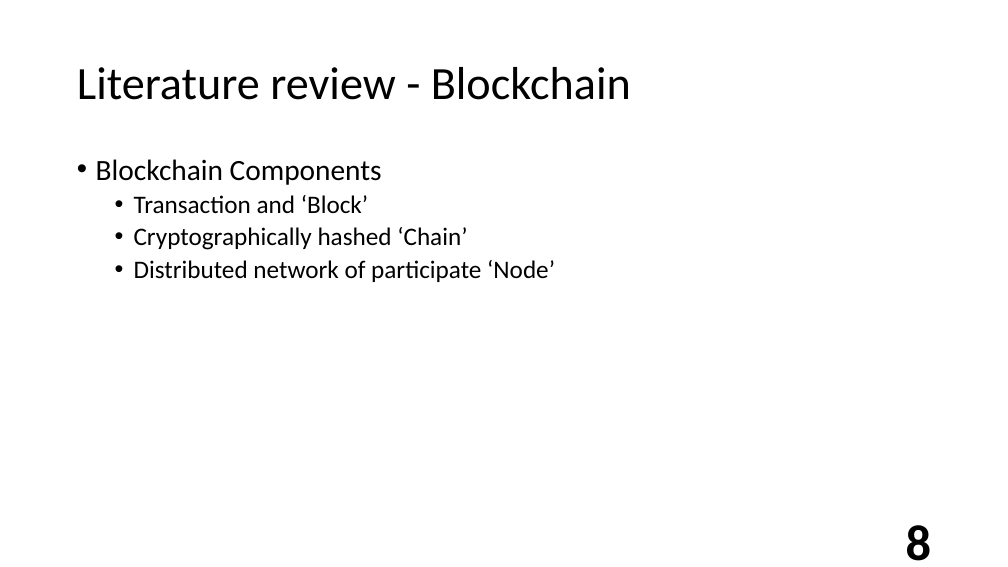
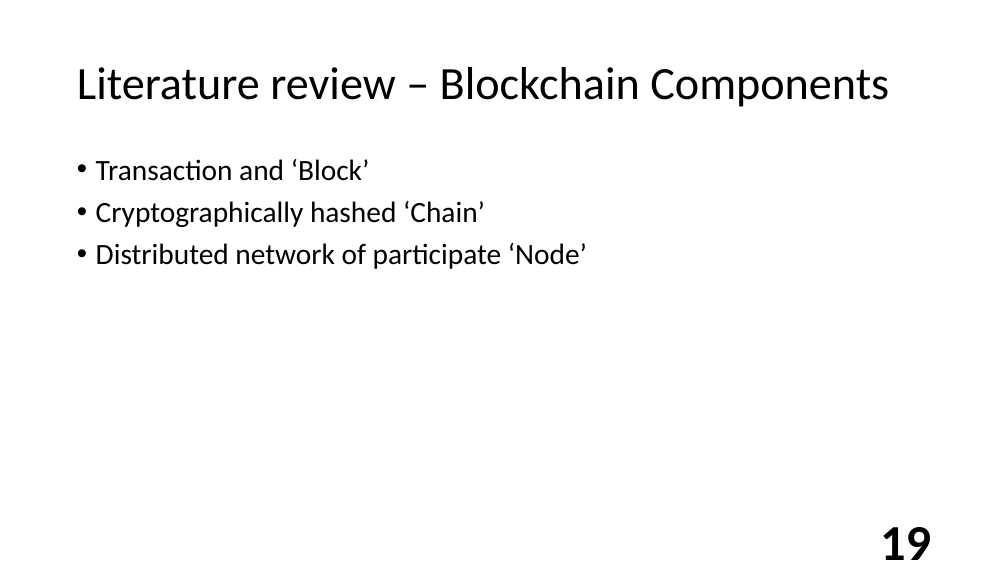
Before and after one commit to semiangel/XDSchain, a slide deck: slide 19 of Document/ProposalThesis/Defensev1.pptm (slide 8 before the commit). Drawn at 1008x567 pixels with LibreOffice and Linux fonts; fonts in the diff are those of the drawing; background and template pictures are left out. Boxes give left, top, right and bottom in pixels: in the first picture for what was removed or moved away, otherwise in the second. Text is boxed around its words. In the diff, an @@ line names an element or a change of style, - is before the commit and + after.

```diff
--- a/Document/ProposalThesis/Defensev1.pptm
+++ b/Document/ProposalThesis/Defensev1.pptm
@@ title at (77,67,889,107): text changed @@
-Literature review - Blockchain
+Literature review – Blockchain Components
@@ text "Transaction and ‘Block’" at (96,159,587,269): size 24 to 28 pt; list level 2 to 1 in "Transaction and ‘Block’"; list level 2 to 1 in "Cryptographically hashed ‘Chain’"; list level 2 to 1 in "Distributed network of participate ‘Node’" @@
@@ text at (96,159,382,185): paragraph removed @@
-• Blockchain Components
@@ page number at (880,527,931,560): text changed @@
-8
+19
```
Also in this commit, not shown: 17 other slides changed, 41 slides added, 3 slides removed, 38 other files.
